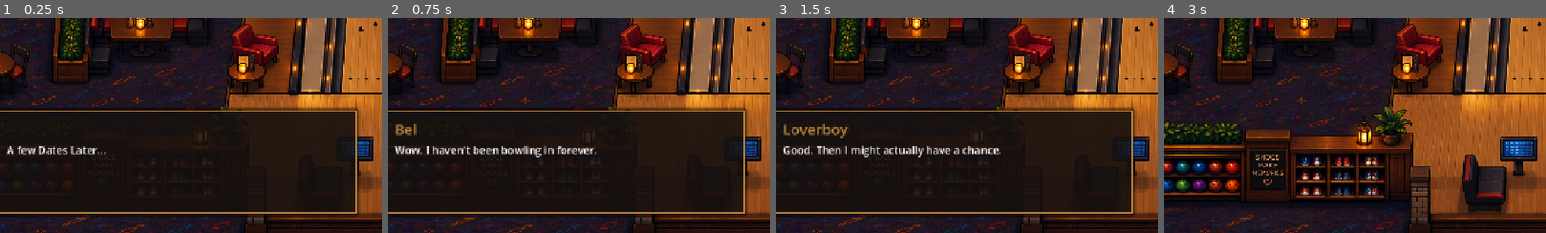
Above: before the commit, frames 1-4 (left to right).
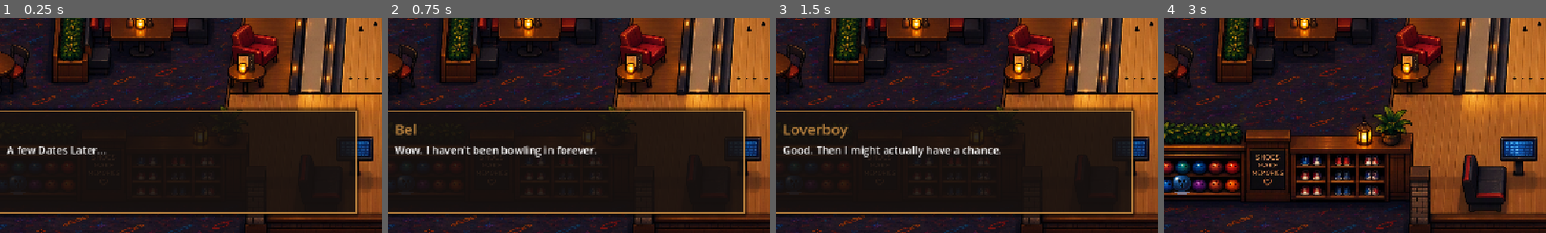
Above: after the commit, the same moments.

Repository: anabelkamenske430/Year-4
Game: Godot game, scene res://scenes/levels/bowling.tscn
The game is run twice, just before and just after one commit, with the same random seed, the same clock (stepped at 60 frames per second) and the same inputs. This scene is started directly instead of the project's main scene.
Inputs:
- Up to frame 1 (0.25 s): no input
- Up to frame 2 (0.75 s): tap Enter at 0.5 s; hold D (move_right) from 0.53 s (still down); hold E (interact) from 0.53 s (still down)
- Up to frame 3 (1.5 s): tap Space at 1.25 s; release D (move_right) at 1.28 s; release E (interact) at 1.28 s; hold S (move_down) from 1.28 s (still down); tap E (interact) at 1.35 s
- Up to frame 4 (3 s): tap Enter at 2 s; release S (move_down) at 2.03 s; hold D (move_right) 2.03-2.78 s; hold E (interact) 2.03-2.78 s; tap Space at 2.75 s; hold W (move_up) from 2.78 s (still down); tap E (interact) at 2.85 s
The pictures show only the part of the screen within x 25-75%, y 50-100%; the shares and areas given below are measured in that part.

The runs differ from the first frame. In frame 1, less than 0.1% of the frame differs, in the area x 3-4%, y 74-76%; in frame 2, less than 0.1%; in frame 3, less than 0.1%; in frame 4, 0.3%, in the area x 2-7%, y 73-83%.

Commit message:
Add bowling pin and ball images

Diff:
--- a/loverboy-and-bel/scenes/levels/bowling.tscn
+++ b/loverboy-and-bel/scenes/levels/bowling.tscn
@@ -5,6 +5,7 @@
 [ext_resource type="PackedScene" uid="uid://bfrjo0u7e4fq" path="res://scenes/characters/bel.tscn" id="1_kimcj"]
 [ext_resource type="PackedScene" uid="uid://cftclvctilfi1" path="res://scenes/characters/loverboy.tscn" id="3_suiyq"]
 [ext_resource type="PackedScene" uid="uid://cqm1pe1guswge" path="res://scenes/ui/dialogue_box.tscn" id="5_2p8bq"]
+[ext_resource type="Texture2D" uid="uid://brccr2abj8ovt" path="res://assets/environments/bowling_ball.png" id="5_ujw30"]
 
 [node name="Bowling" type="Node2D" unique_id=1913622243]
 script = ExtResource("1_7wjn3")
@@ -48,6 +49,11 @@
 [node name="FoulLine" type="CollisionPolygon2D" parent="Environment" unique_id=1456023103]
 polygon = PackedVector2Array(727, 424, 727, 436, 1114, 441, 1109, 425)
 
+[node name="BowlingBall" type="Sprite2D" parent="Environment" unique_id=272958941]
+position = Vector2(317, 571.00006)
+scale = Vector2(0.24393941, 0.22428618)
+texture = ExtResource("5_ujw30")
+
 [node name="DialogueBox" parent="." unique_id=497366372 instance=ExtResource("5_2p8bq")]
 offset_left = 263.0
 offset_top = 513.0
Binary file added: loverboy-and-bel/assets/environments/bowling_ball.png
Not shown, added: loverboy-and-bel/assets/environments/bowling_ball.png.import
Binary file added: loverboy-and-bel/assets/environments/bowling_pin_down.png
Not shown, added: loverboy-and-bel/assets/environments/bowling_pin_down.png.import
Binary file added: loverboy-and-bel/assets/environments/bowling_pin_standing.png
Not shown, added: loverboy-and-bel/assets/environments/bowling_pin_standing.png.import
